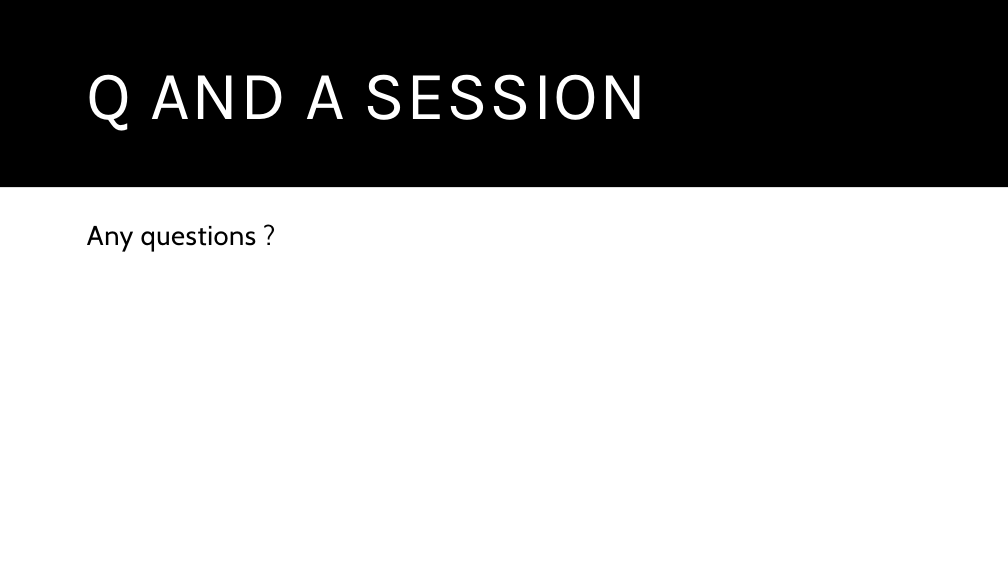
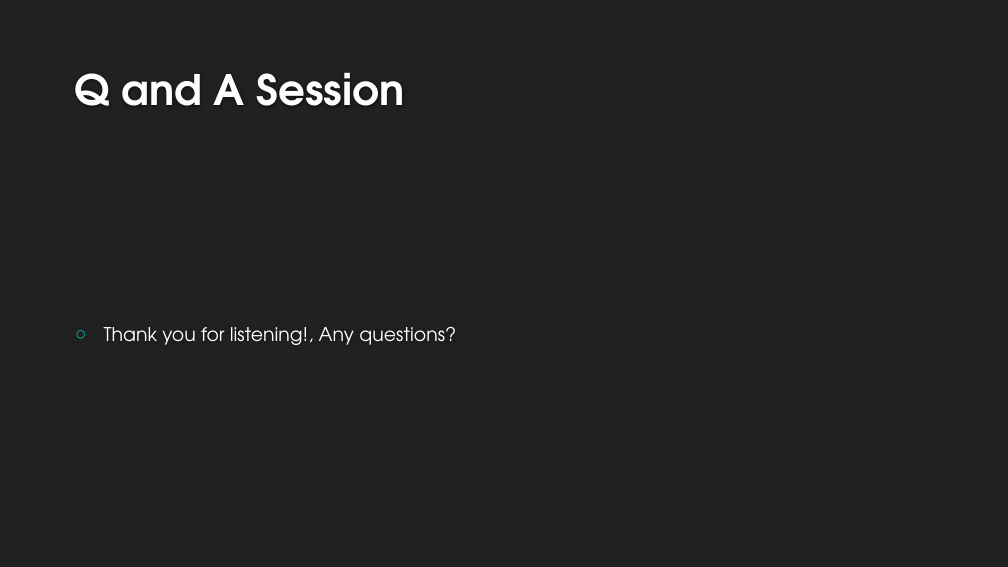
Before and after one commit to TomatechGames/Cooktastrophe, a slide deck: slide 8 of External/Documentation/Mid-pointPres.pptx (slide 7 before the commit). Drawn at 1008x567 pixels with LibreOffice and Linux fonts; fonts in the diff are those of the drawing; background and template pictures are left out. Boxes give left, top, right and bottom in pixels: in the first picture for what was removed or moved away, otherwise in the second. Text is boxed around its words. In the diff, an @@ line names an element or a change of style, - is before the commit and + after.

```diff
--- a/External/Documentation/Mid-pointPres.pptx
+++ b/External/Documentation/Mid-pointPres.pptx
@@ background #FFFFFF to #212121 @@
@@ rectangle removed at [0,0,1008,188] @@
@@ title "Q and A Session" at [75,72,405,106]: vertical alignment middle to bottom @@
@@ title at [75,72,405,106]: text changed; size 66 to 40 pt; font Karla to TeX Gyre Adventor; text colour #FFFFFF to #FEFEFE; bold on @@
-Q AND A SESSION
+Q and A Session
@@ text "Thank you for listening!, Any ..." at [104,327,456,345]: vertical alignment top to middle @@
@@ text at [104,327,456,345]: text changed; size 26 to 18 pt; font Cabin to TeX Gyre Adventor; text colour #000000 to #FFFFFF @@
-Any questions ?
+○ Thank you for listening!, Any questions?
```
Also in this commit, not shown: 5 other slides changed, 2 slides added, 1 slide removed, 2 other files.
